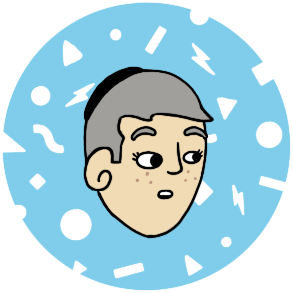
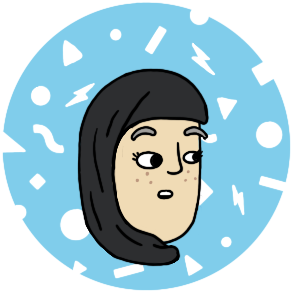
Revision of a layered 293×293 image; what changed, layer by layer:
hid group "New group" (1st of 13, in "Head Coverings") (13 layers) over [82,66,215,172]
showed group "New group" (8th of 13, in "Head Coverings") (6 layers) over [77,67,210,267]
painted on "Layer 113" over [82,117,180,258]
showed "Layer 114" (5th of 5, in "Head Coverings" › "New group"), painted on it over [77,69,208,265]
hid group "Face 3" (6 layers) over [85,70,208,239]
showed group "Face 1" (6 layers) over [88,71,203,246]
